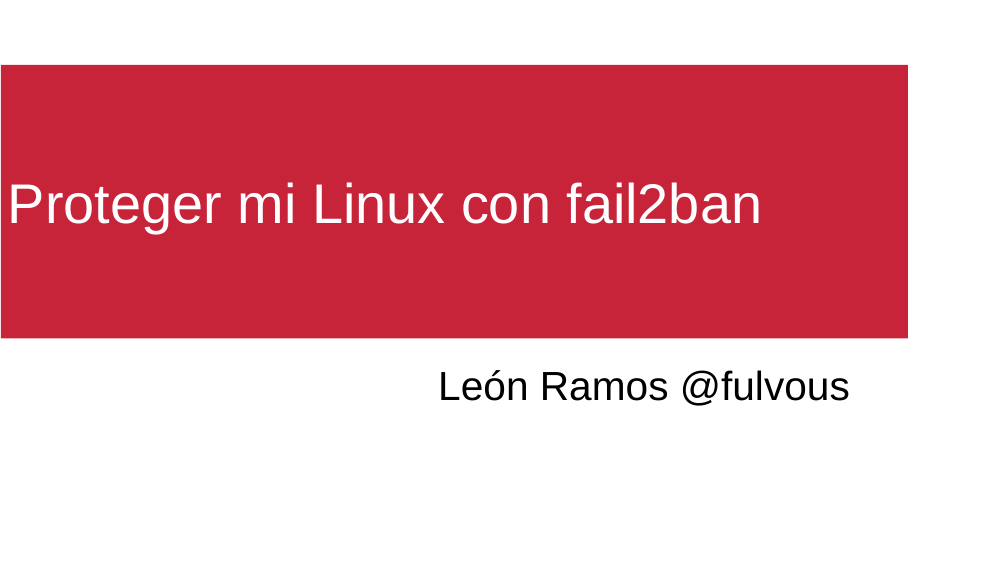
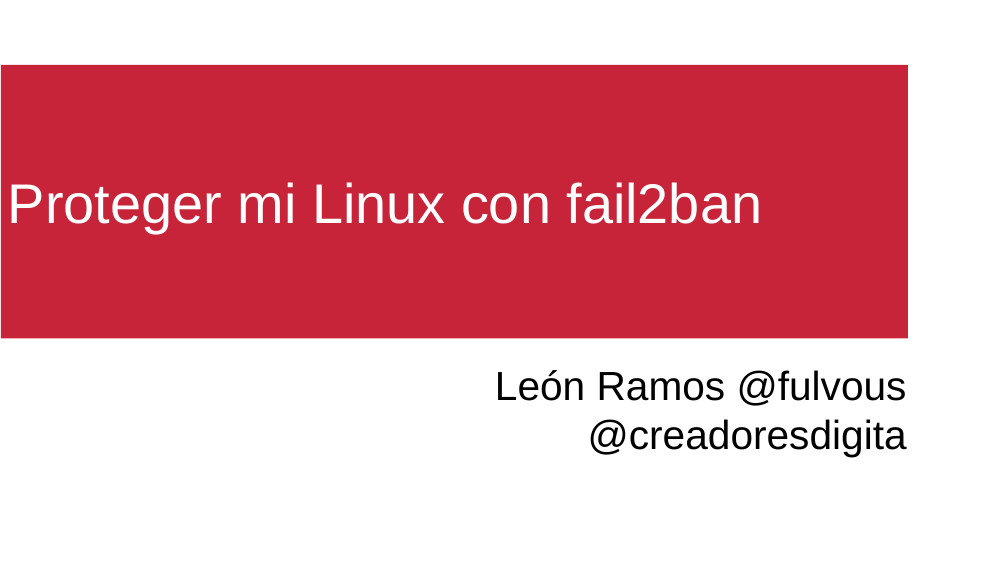
Before and after one commit to fulvous/fail2ban-tuto, a slide deck: slide 1 of fail2ban.odp. Drawn at 1008x567 pixels with LibreOffice and Linux fonts; fonts in the diff are those of the drawing; background and template pictures are left out. Boxes give left, top, right and bottom in pixels: in the first picture for what was removed or moved away, otherwise in the second. Text is boxed around its words. In the diff, an @@ line names an element or a change of style, - is before the commit and + after.

```diff
--- a/fail2ban.odp
+++ b/fail2ban.odp
@@ subtitle "León Ramos @fulvous": place and size @@
-subtitle "León Ramos @fulvous" at [438, 370, 850, 406]
+subtitle "León Ramos @fulvous" at [495, 370, 907, 457]
@@ subtitle at [495, 370, 907, 406]: alignment centre to right @@
@@ subtitle at [588, 419, 907, 457]: paragraph added @@
+@creadoresdigita
```
Also in this commit, not shown: 2 other files.
